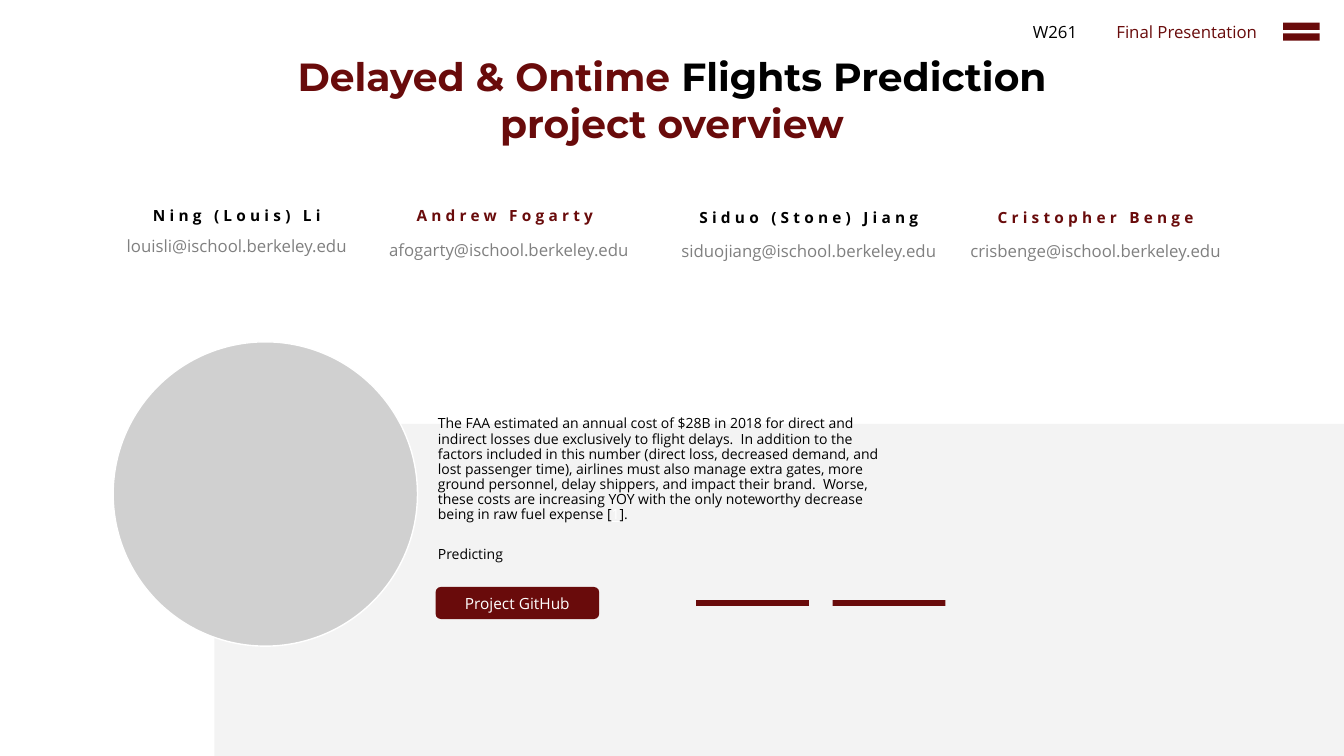
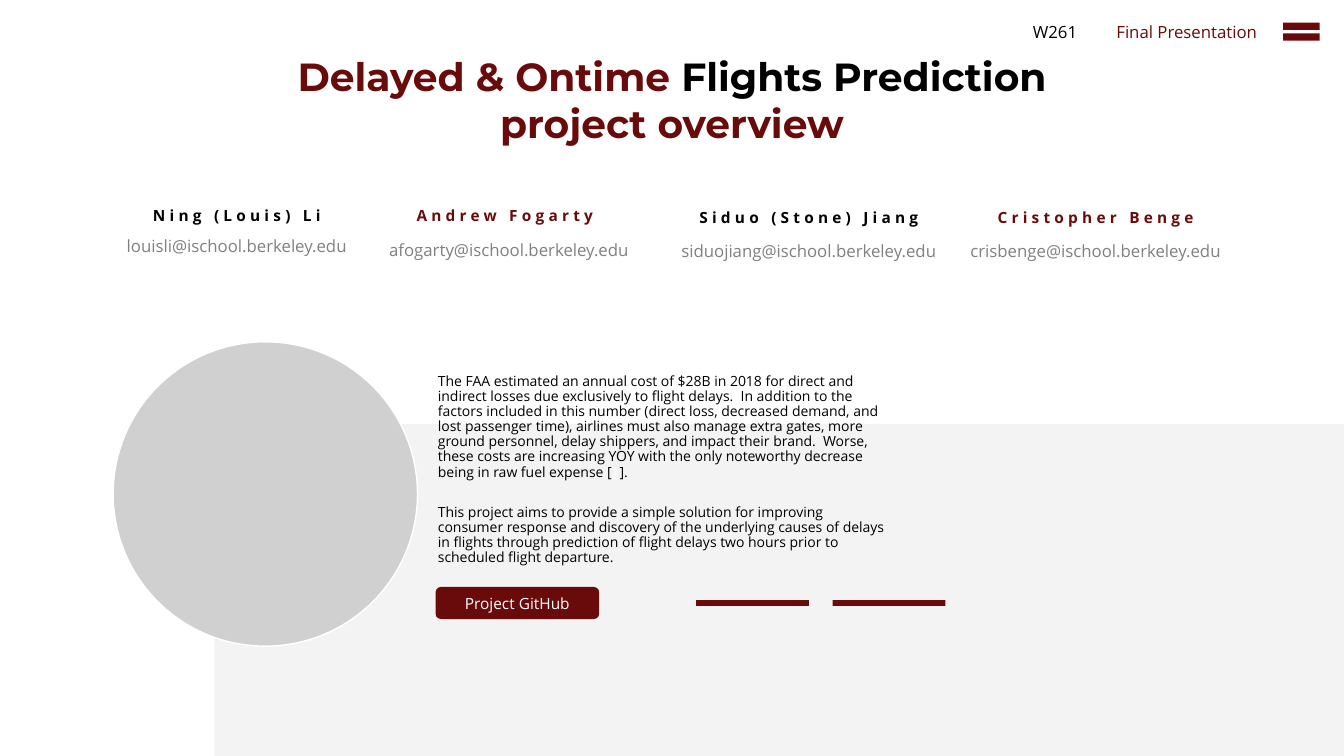
Before and after one commit to cbenge509/flightsontime, a slide deck: slide 3 of presentation/Delayed Flights Prediction - Final.pptx. Drawn at 1344x756 pixels with LibreOffice and Linux fonts; fonts in the diff are those of the drawing; grey boxes stand for pictures. Boxes give left, top, right and bottom in pixels: in the first picture for what was removed or moved away, otherwise in the second. Text is boxed around its words. In the diff, an @@ line names an element or a change of style, - is before the commit and + after.

```diff
--- a/presentation/Delayed Flights Prediction - Final.pptx
+++ b/presentation/Delayed Flights Prediction - Final.pptx
@@ text at bbox=[438, 506, 884, 566]: text changed @@
-Predicting
+This project aims to provide a simple solution for improving consumer response and discovery of the underlying causes of delays in flights through prediction of flight delays two hours prior to scheduled flight departure.
```
Also in this commit, not shown: 2 other slides changed.
